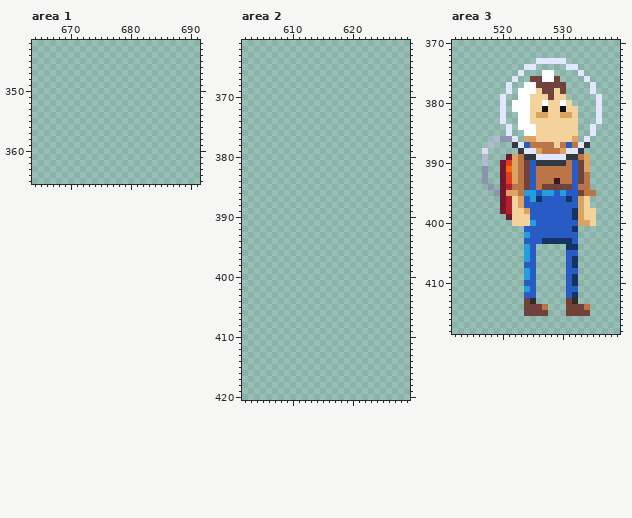
Two versions of one pixel-art file, Art/SpaceScribbles.aseprite. The picture above is the old version.
1024x600 pixels, 1 frame. Shown: area 1: x 664..691, y 342..365; area 2: x 602..629, y 361..420; area 3: x 512..539, y 370..418. The commit also changed other parts of the picture, which this record leaves out.
The result:
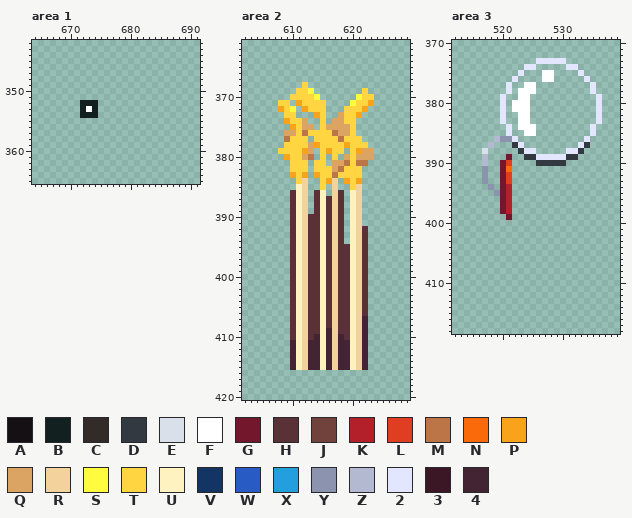
Palette (. is transparent): A #141013  B #122020  C #322b28  D #333941  E #dae0ea  F #ffffff  G #73172d  H #5b3138  J #71413b  K #b4202a  L #df3e23  M #bb7547  N #fa6a0a  P #f9a31b  Q #dba463  R #f4d29c  S #fffc40  T #ffd541  U #fef3c0  V #143464  W #285cc4  X #249fde  Y #8b93af  Z #b3b9d1  2 #e3e6ff  3 #3b1725  4 #422433
Change:
Changed rows in their new state; - is an unchanged pixel.
Area 1:
first column x 672:
352 BBB
353 BFB
354 BBB
Area 2:
first column x 608:
368 ----T-----------
369 ---TTS--------T-
370 --TTTTS------STT
371 TT-PTTTT----STTP
372 PTS-PTTT---TTTP-
373 -TT---PT--QTTP--
374 -PTTQ--T-QQTT---
375 --PTQQ-TQQQQT---
376 -QQTMTTTTMQQT---
377 -MTTT-TTTTMTTT--
378 -TTTTQPTTTTPTTT-
379 TTTTPQ-TPTT-TPQQ
380 -PTTQM-T-T-QTQQQ
381 --TTT-TT-QQMTMM-
382 --TTT-TTTQMTTT--
383 --PTP-PTTMTTTT--
384 ---TR--TPR-PTP--
385 ---UR--T-R--TR--
386 --HUR-HU-RH-UR--
387 --HUR-HUHRH-UR--
388 --HUR-HUHRH-UR--
389 --HUR-HUHRH-UR--
390 --HURHHUHRH-UR--
391 --HURHHUHRH-UR--
392 --HURHHUHRH-URH-
393 --HURHHUHRH-URH-
394 --HURHHUHRH-URH-
395 --HURHHUHRHHURH-
396 --HURHHUHRHHURH-
397 --HURHHUHRHHURH-
398 --HURHHUHRHHURH-
399 --HURHHUHRHHURH-
400 --HURHHUHRHHURH-
401 --HURHHUHRHHURH-
402 --HURHHUHRHHURH-
403 --HURHHUHRHHURH-
404 --HURHHUHRHHURH-
405 --HURHHUHRHHURH-
406 --HURHHUHRHHURH-
407 --HURHHUHRHHUR4-
408 --HURHHUHRHHUR4-
409 --HURHHU4RHHUR4-
410 --HURH4U4R4HUR4-
411 --4UR44U4R44UR4-
412 --4UR44U4R44UR4-
413 --4UR44U4R44UR4-
414 --4UR44U4R44UR4-
415 --4UR44U4R44UR4-
Area 3:
first column x 521:
376 ----..--.------
377 -----.....-----
378 -----.....-----
379 ----......-----
380 ----.......----
381 ----........---
382 ----........---
383 ----........---
384 -----.......---
385 -----.......---
386 ---.........---
387 ---.........---
388 -----.....-----
389 -..---------..-
390 -....-----....-
391 -.............-
392 -.............-
393 -.............-
394 -.............-
395 K..............
396 -.............-
397 -.............-
398 -..............
399 -..............
400 -..............
401 ---.........---
402 ---.........---
403 ---.........---
404 ---..-----..---
405 ---..-----..---
406 ---..-----..---
407 ---..-----..---
408 ---..-----..---
409 ---..-----..---
410 ---..-----..---
411 ---..-----..---
412 ---..-----..---
413 ---..-----..---
414 ---....---....-
415 ---....---....-
